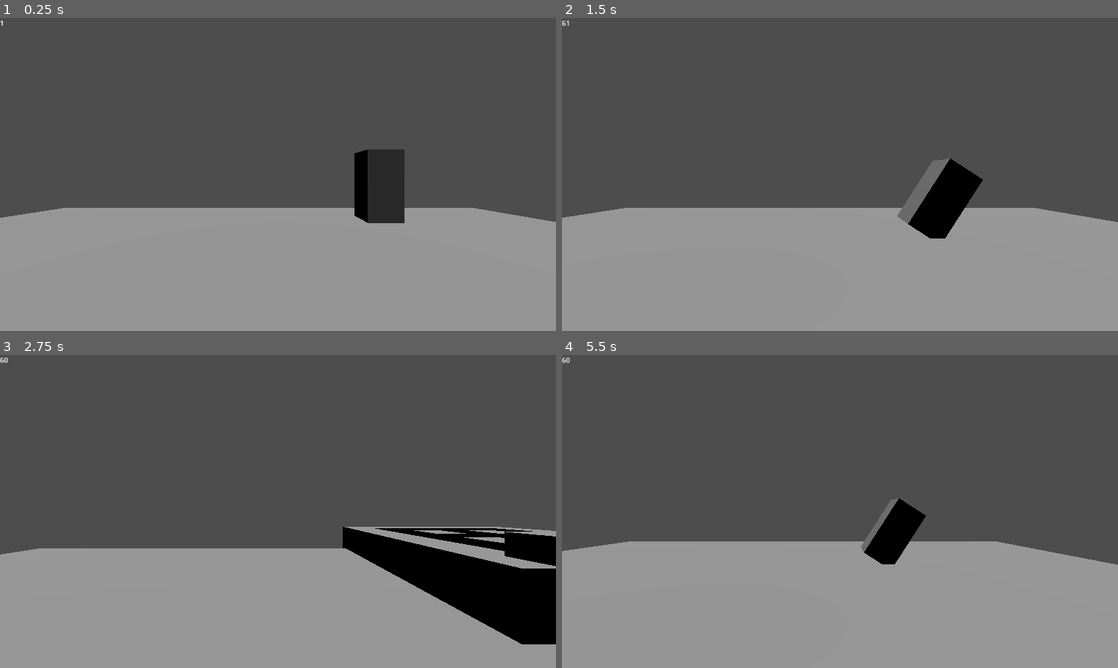
Above: before the commit, frames 1-4 (two rows, left to right).
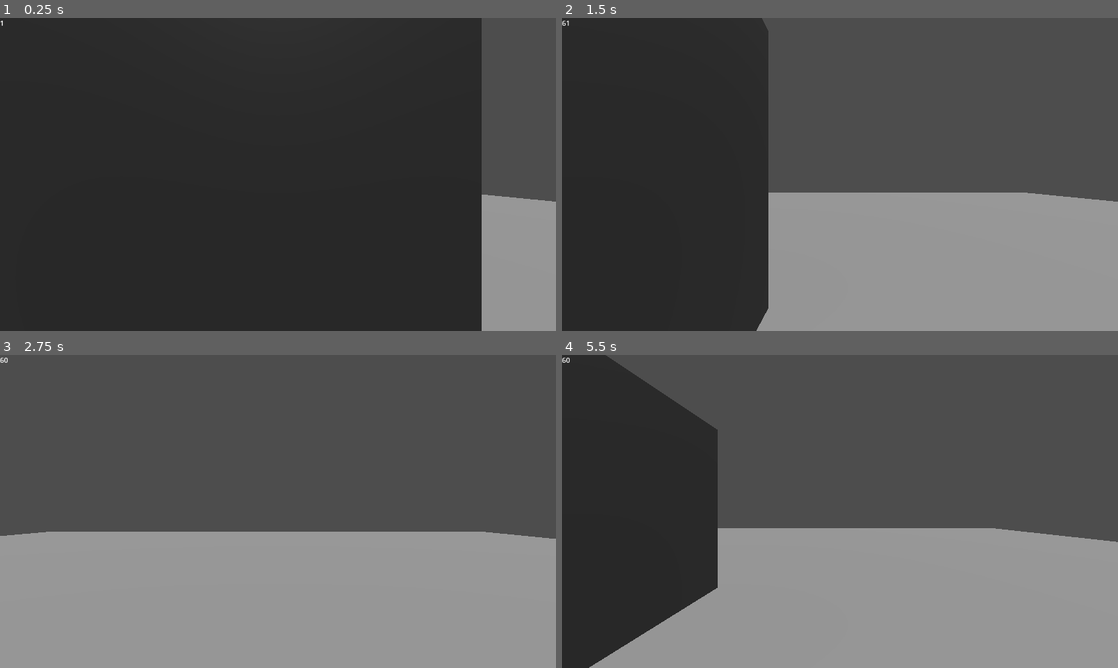
Above: after the commit, the same moments.

Repository: Triple-B-Org/BBB-Game-Jam-2024
Game: Godot game, scene res://scenes/Main.tscn
Two runs of this game, one before a commit and one after it. Both use one fixed random seed, a clock stepped at 60 frames per second and the inputs below. This scene is started directly instead of the project's main scene.
Inputs:
- Up to frame 1 (0.25 s): no input
- Up to frame 2 (1.5 s): tap Enter at 0.5 s; hold D (turn_right) 0.53-1.28 s; hold S (move_backward) from 1.28 s (still down)
- Up to frame 3 (2.75 s): tap Space at 2 s; release S (move_backward) at 2.03 s; hold D (turn_right) from 2.03 s (still down)
- Up to frame 4 (5.5 s): tap Enter at 2.75, 4.25 s; release D (turn_right) at 2.78 s; hold W (move_forward) 2.78-3.53 s; tap Space at 3.5, 5 s; hold A (turn_left) 3.53-5.03 s; hold S (move_backward) from 5.03 s (still down)

The runs differ from the first frame. In frame 1, 86% of the frame differs, in the area x 0-100%, y 0-100%; in frame 2, 42%; in frame 3, 12%; in frame 4, 27%.

Commit message:
maps are now random and spawn in correct orientation and fixed camera height and palyer

Diff:
--- a/Factory/Wall_Gen.gd
+++ b/Factory/Wall_Gen.gd
@@ -5,18 +5,11 @@
 
 #generates walls
 func generate_walls(caller: Node, array: Array) -> void:
-	var start_position: Vector3 = Vector3(-10,0,10)
-	var test = ""
+	var start_position: Vector3 = Vector3(-9.5,1,-9.5)
+
 	for row in range(array.size()):
 		for col in range(array[0].size()):
 			if array[row][col] == 3:
 				var wall_instance = Wall.instantiate()
 				caller.add_child(wall_instance)
-				print(wall_instance.get_parent().name)
-				wall_instance.position = start_position + Vector3(col, 0, -row)
-
-				print(wall_instance)
-				print(start_position + Vector3(col, 0, -row))
-			test += str(array[row][col]) + " "
-		print(test)
-		test = ""
+				wall_instance.position = start_position + Vector3(col, 0, row)
--- a/scenes/Main.tscn
+++ b/scenes/Main.tscn
@@ -1,10 +1,9 @@
-[gd_scene load_steps=10 format=3 uid="uid://wsxrbsbbsvsj"]
+[gd_scene load_steps=9 format=3 uid="uid://wsxrbsbbsvsj"]
 
 [ext_resource type="Script" path="res://scripts/Game_Loop.gd" id="1_j7vjs"]
 [ext_resource type="PackedScene" uid="uid://dsi5616hcjdh5" path="res://scenes/Player.tscn" id="2_58ysq"]
 [ext_resource type="Script" path="res://scripts/UI/FPSCounter.gd" id="3_mbl4p"]
 [ext_resource type="Script" path="res://scripts/UI/UI.gd" id="4_jqup2"]
-[ext_resource type="PackedScene" uid="uid://uxx6j310mdtw" path="res://scenes/Wall.tscn" id="4_xxjyt"]
 [ext_resource type="Script" path="res://scripts/UI/PauseMenu.gd" id="6_ccdor"]
 [ext_resource type="PackedScene" uid="uid://d262wvxep2i0p" path="res://scenes/UI/SettingsMenu.tscn" id="7_xfttg"]
 
@@ -20,7 +19,6 @@
 [node name="Player" parent="." instance=ExtResource("2_58ysq")]
 
 [node name="Camera3D" type="Camera3D" parent="Player"]
-transform = Transform3D(1, 0, 0, 0, 1, 0, 0, 0, 1, 0, 0.7, -0.5)
 
 [node name="Floor" type="StaticBody3D" parent="."]
 transform = Transform3D(1, 0, 0, 0, 1, 0, 0, 0, 1, 0.0174351, 0.0404975, -0.00386429)
@@ -36,17 +34,6 @@
 
 [node name="top down light" type="DirectionalLight3D" parent="."]
 transform = Transform3D(0.999999, 0.00141808, -0.000209732, 0.00010911, 0.0705877, 0.997506, 0.00142935, -0.997505, 0.0705874, 0, 5.93865, 0)
-
-[node name="Test Pillars" type="Node3D" parent="."]
-
-[node name="StaticBody3D" parent="Test Pillars" instance=ExtResource("4_xxjyt")]
-transform = Transform3D(1, 0, 0, 0, 0.840264, -0.542178, 0, 0.542178, 0.840264, 5.80167, 1, 3.20201)
-
-[node name="StaticBody3D2" parent="Test Pillars" instance=ExtResource("4_xxjyt")]
-transform = Transform3D(1, 0, 0, 0, 1, 0, 0, 0, 1, -4.55581, 0.380174, 3.70201)
-
-[node name="StaticBody3D3" parent="Test Pillars" instance=ExtResource("4_xxjyt")]
-transform = Transform3D(1, 0, 0, 0, 1, 0, 0, 0, 1, 3.45118, 1.38017, -6.05124)
 
 [node name="UI" type="Control" parent="." node_paths=PackedStringArray("pause_menu")]
 process_mode = 3
@@ -135,6 +122,8 @@
 visible = false
 layout_mode = 1
 
+[node name="Walls" type="Node3D" parent="."]
+
 [connection signal="pressed" from="UI/PauseMenu/PauseMenuButtons/ContinueButton" to="UI" method="_on_continue_button_pressed"]
 [connection signal="pressed" from="UI/PauseMenu/PauseMenuButtons/SettingsButton" to="UI/PauseMenu" method="_on_settings_button_pressed"]
 [connection signal="pressed" from="UI/PauseMenu/PauseMenuButtons/QuitButton" to="UI/PauseMenu" method="_on_quit_button_pressed"]
--- a/scenes/Player.tscn
+++ b/scenes/Player.tscn
@@ -1,19 +1,7 @@
-[gd_scene load_steps=4 format=3 uid="uid://dsi5616hcjdh5"]
+[gd_scene load_steps=2 format=3 uid="uid://dsi5616hcjdh5"]
 
 [ext_resource type="Script" path="res://scripts/Player.gd" id="1_uvies"]
-
-[sub_resource type="BoxMesh" id="BoxMesh_nnbb7"]
-size = Vector3(1, 2, 1)
-
-[sub_resource type="BoxShape3D" id="BoxShape3D_l62m2"]
-size = Vector3(1, 2, 1)
 
 [node name="CharacterBody3D" type="CharacterBody3D"]
 transform = Transform3D(1, 0, 0, 0, 1, 0, 0, 0, 1, 0.5, 1, 0.5)
 script = ExtResource("1_uvies")
-
-[node name="MeshInstance3D" type="MeshInstance3D" parent="."]
-mesh = SubResource("BoxMesh_nnbb7")
-
-[node name="CollisionShape3D" type="CollisionShape3D" parent="."]
-shape = SubResource("BoxShape3D_l62m2")
--- a/scripts/Game_Loop.gd
+++ b/scripts/Game_Loop.gd
@@ -9,7 +9,7 @@
 # Called when the node enters the scene tree for the first time.
 func _ready():
 	grid_map.load_rooms()
-	wall_gen.generate_walls(self, grid_map.get_random_room())
+	wall_gen.generate_walls($Walls, grid_map.get_random_room())
 	pass # Replace with function body.
 
 
--- a/scripts/Grid_Map.gd
+++ b/scripts/Grid_Map.gd
@@ -25,3 +25,16 @@
 		[3,0,0,0,0,0,3],
 		[3,3,3,3,3,3,3]
 	]);
+
+	Rooms.append([
+		[3,3,3,3,3,3,3,3,3,3,3],
+		[3,3,3,0,0,0,3,0,0,3,3],
+		[3,3,0,0,0,0,0,0,0,3,3],
+		[3,3,0,0,3,3,3,3,0,3,3],
+		[3,3,3,0,3,3,3,3,0,0,3],
+		[3,3,3,0,3,3,3,3,0,0,3],
+		[3,3,3,0,3,3,3,3,0,0,3],
+		[3,0,0,0,0,0,0,0,0,0,3],
+		[3,0,0,0,0,3,3,3,0,0,3],
+		[3,3,3,3,3,3,3,3,3,3,3],
+	])
